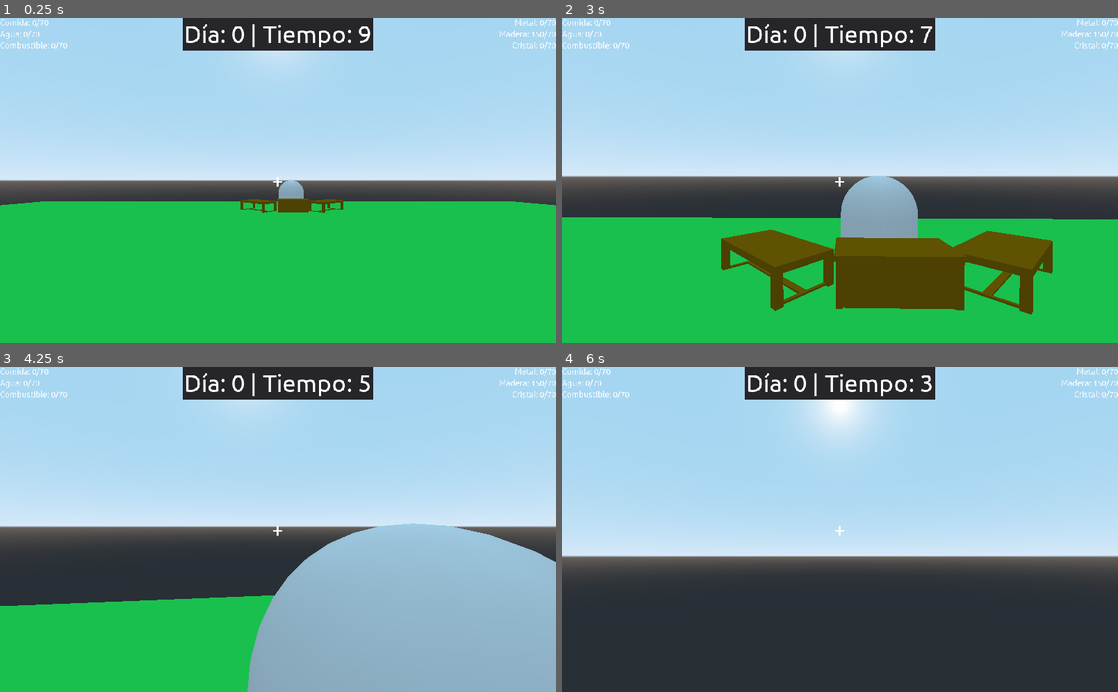
Above: before the commit, frames 1-4 (two rows, left to right).
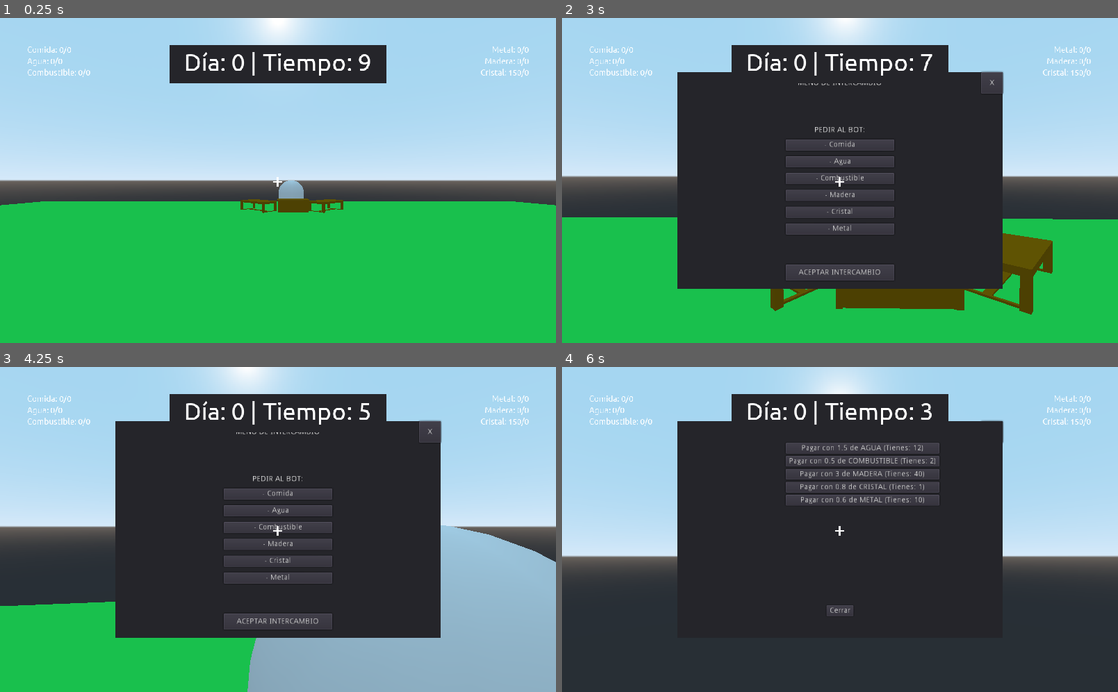
Above: after the commit, the same moments.

Repository: Javier-MLL/Intercambio-vital
Game: Godot game, scene res://Mundo/Mundo.tscn
Same seed, same stepped clock (60 frames per second), same inputs: the game is played once before the commit and once after it.
Inputs (mouse positions are in pixels of both pictures, inside the frame that each line leads up to):
- Up to frame 1 (0.25 s): no input
- Up to frame 2 (3 s): tap Enter (ui_accept) at 0.5, 0.77, 1.52 s; move the mouse to (867, 180) at 0.52 s; hold Up (ui_up) from 0.53 s (still down); move the mouse to (812, 180) at 1.27 s; move the mouse to (851, 174) at 2.02 s; move the mouse to (834, 187) at 2.77 s
- Up to frame 3 (4.25 s): keep holding Up (ui_up); tap Enter (ui_accept) at 3.02, 3.77 s; move the mouse to (316, 532) at 3.52 s
- Up to frame 4 (6 s): move the mouse to (795, 526) at 4.27 s; tap Enter (ui_accept) at 4.52 s; move the mouse to (845, 529) at 5.02 s; release Up (ui_up) at 5.75 s; click (840, 493) at 5.75 s, where only the run after the commit has a clickable "- Comida"

The runs differ from the first frame. In frame 1, 7.5% of the frame differs, in the area x 0-100%, y 0-21%; in frame 2, 41%, in the area x 0-100%, y 0-84%; in frame 3, 39%; in frame 4, 33%.

Commit message:
Arreglado el panel de compra
Eliminado la sección de ofrecer, arreglado el problema de que no funcionaban los botones

Diff:
--- a/IntercambioVital/Bots/KinematicBody.gd
+++ b/IntercambioVital/Bots/KinematicBody.gd
@@ -35,7 +35,7 @@
 	elif combustible >= 300:
 		multi_precio_co = 2
 
-onready var mi_panel = "res://Control.tscn"
+onready var mi_panel = get_node('/root/Spatial/PanelIntercambio')
 
 
 
@@ -45,6 +45,12 @@
 		mi_panel.show() # Muestra el panel automáticamente
 		print("¡Jugador cerca! Panel abierto.")
 
+# Si el jugador sale del área el panel se esconde
+func _on_Area_body_exited(body):
+	if body.is_in_group("jugador"):
+		mi_panel.hide() # Oculta el panel automáticamente
+		print("¡Jugador se ha ido! Panel cerrado.")
+
 # Esta función se activa sola cuando haces clic en el botón de la pantalla
 func _on_boton_cerrar_presionado():
 	mi_panel.hide() # Esconde el panel de inmediato
--- a/IntercambioVital/Bots/Puestos + bot.tscn
+++ b/IntercambioVital/Bots/Puestos + bot.tscn
@@ -1,10 +1,13 @@
-[gd_scene load_steps=8 format=2]
+[gd_scene load_steps=9 format=2]
 
 [ext_resource path="res://Bots/desk.glb" type="PackedScene" id=1]
 [ext_resource path="res://Bots/table.glb" type="PackedScene" id=2]
 [ext_resource path="res://Bots/wood.material" type="Material" id=3]
 [ext_resource path="res://Bots/new_spatialmaterial.tres" type="Material" id=4]
 [ext_resource path="res://Bots/KinematicBody.gd" type="Script" id=5]
+
+[sub_resource type="BoxShape" id=3]
+extents = Vector3( 0.233427, 8.56976, 0.454196 )
 
 [sub_resource type="CapsuleShape" id=1]
 
@@ -14,6 +17,10 @@
 
 [node name="Area" type="Area" parent="."]
 transform = Transform( 19.219, 0, 0, 0, 1, 0, 0, 0, 8.284, 1.13031, 0, 0.0188785 )
+
+[node name="CollisionShape" type="CollisionShape" parent="Area"]
+transform = Transform( 1, 0, 0, 0, 1, 0, 0, 0, 1, 0, 0, 0 )
+shape = SubResource( 3 )
 
 [node name="KinematicBody" type="KinematicBody" parent="."]
 transform = Transform( 1, 0, 0, 0, 1, 0, 0, 0, 1, 1.04392, 1.00044, -2.4176 )
--- a/IntercambioVital/Control.gd
+++ b/IntercambioVital/Control.gd
@@ -41,6 +41,13 @@
 	# Conexión para el botón de cerrar del sub-panel de pagos
 	if $PanelOpcionesPago.has_node("BotonCerrarPago"):
 		$PanelOpcionesPago/BotonCerrarPago.connect("pressed", panel_pagos, "hide")
+
+func _process(delta):
+	# Muestra el ratón cuando se abre el panel
+	if visible == true:
+		Input.set_mouse_mode(Input.MOUSE_MODE_VISIBLE)
+	else:
+		Input.set_mouse_mode(Input.MOUSE_MODE_CAPTURED)
 
 # Se activa al elegir qué quieres obtener
 func _on_recurso_click(recurso_deseado):
--- a/IntercambioVital/Control.tscn
+++ b/IntercambioVital/Control.tscn
@@ -27,68 +27,15 @@
 margin_bottom = 40.0
 text = "X"
 
-[node name="SeccionOfrecer" type="VBoxContainer" parent="."]
-margin_left = 40.0
-margin_top = 60.0
-margin_right = 240.0
-margin_bottom = 340.0
-custom_constants/separation = 10
-
-[node name="LabelOfrecer" type="Label" parent="SeccionOfrecer"]
-margin_right = 200.0
-margin_bottom = 14.0
-text = "OFRECER AL BOT:"
-align = 1
-
-[node name="OfrecerComida" type="Button" parent="SeccionOfrecer"]
-margin_top = 24.0
-margin_right = 200.0
-margin_bottom = 58.0
-size_flags_vertical = 3
-text = "+ Comida"
-
-[node name="OfrecerAgua" type="Button" parent="SeccionOfrecer"]
-margin_top = 68.0
-margin_right = 200.0
-margin_bottom = 102.0
-size_flags_vertical = 3
-text = "+ Agua"
-
-[node name="OfrecerCombustible" type="Button" parent="SeccionOfrecer"]
-margin_top = 112.0
-margin_right = 200.0
-margin_bottom = 146.0
-size_flags_vertical = 3
-text = "+ Combustible"
-
-[node name="OfrecerMadera" type="Button" parent="SeccionOfrecer"]
-margin_top = 156.0
-margin_right = 200.0
-margin_bottom = 191.0
-size_flags_vertical = 3
-text = "+ Madera"
-
-[node name="OfrecerCristal" type="Button" parent="SeccionOfrecer"]
-margin_top = 201.0
-margin_right = 200.0
-margin_bottom = 235.0
-size_flags_vertical = 3
-text = "+ Cristal"
-
-[node name="OfrecerMetal" type="Button" parent="SeccionOfrecer"]
-margin_top = 245.0
-margin_right = 200.0
-margin_bottom = 280.0
-size_flags_vertical = 3
-text = "+ Metal"
-
 [node name="SeccionPedir" type="VBoxContainer" parent="."]
-anchor_left = 1.0
-anchor_right = 1.0
-margin_left = -240.0
-margin_top = 60.0
-margin_right = -40.0
-margin_bottom = 340.0
+anchor_left = 0.5
+anchor_top = 0.5
+anchor_right = 0.5
+anchor_bottom = 0.5
+margin_left = -100.0
+margin_top = -100.0
+margin_right = 100.0
+margin_bottom = 100.0
 custom_constants/separation = 10
 
 [node name="LabelPedir" type="Label" parent="SeccionPedir"]
@@ -100,42 +47,42 @@
 [node name="PedirComida" type="Button" parent="SeccionPedir"]
 margin_top = 24.0
 margin_right = 200.0
-margin_bottom = 58.0
+margin_bottom = 45.0
 size_flags_vertical = 3
 text = "- Comida"
 
 [node name="PedirAgua" type="Button" parent="SeccionPedir"]
-margin_top = 68.0
+margin_top = 55.0
 margin_right = 200.0
-margin_bottom = 102.0
+margin_bottom = 76.0
 size_flags_vertical = 3
 text = "- Agua"
 
 [node name="PedirCombustible" type="Button" parent="SeccionPedir"]
-margin_top = 112.0
+margin_top = 86.0
 margin_right = 200.0
-margin_bottom = 146.0
+margin_bottom = 107.0
 size_flags_vertical = 3
 text = "- Combustible"
 
 [node name="PedirMadera" type="Button" parent="SeccionPedir"]
-margin_top = 156.0
+margin_top = 117.0
 margin_right = 200.0
-margin_bottom = 191.0
+margin_bottom = 138.0
 size_flags_vertical = 3
 text = "- Madera"
 
 [node name="PedirCristal" type="Button" parent="SeccionPedir"]
-margin_top = 201.0
+margin_top = 148.0
 margin_right = 200.0
-margin_bottom = 235.0
+margin_bottom = 169.0
 size_flags_vertical = 3
 text = "- Cristal"
 
 [node name="PedirMetal" type="Button" parent="SeccionPedir"]
-margin_top = 245.0
+margin_top = 179.0
 margin_right = 200.0
-margin_bottom = 280.0
+margin_bottom = 200.0
 size_flags_vertical = 3
 text = "- Metal"
 
@@ -149,3 +96,39 @@
 margin_right = 100.0
 margin_bottom = -15.0
 text = "ACEPTAR INTERCAMBIO"
+
+[node name="PanelOpcionesPago" type="Panel" parent="."]
+visible = false
+anchor_right = 1.0
+anchor_bottom = 1.0
+
+[node name="BotonCerrarPago" type="Button" parent="PanelOpcionesPago"]
+anchor_left = 0.5
+anchor_top = 0.9
+anchor_right = 0.5
+anchor_bottom = 0.9
+margin_left = -25.0
+margin_top = -20.0
+margin_right = 25.0
+text = "Cerrar"
+
+[node name="ContenedorBotonesPago" type="VBoxContainer" parent="PanelOpcionesPago"]
+anchor_left = 0.5
+anchor_top = 0.1
+anchor_right = 0.5
+anchor_bottom = 0.1
+margin_left = -100.0
+margin_right = 100.0
+margin_bottom = 44.0
+
+[node name="Prueba" type="Button" parent="PanelOpcionesPago/ContenedorBotonesPago"]
+margin_right = 200.0
+margin_bottom = 20.0
+rect_min_size = Vector2( 200, 0 )
+text = "Pago 1"
+
+[node name="Prueba2" type="Button" parent="PanelOpcionesPago/ContenedorBotonesPago"]
+margin_top = 24.0
+margin_right = 200.0
+margin_bottom = 44.0
+text = "Pago 2"
--- a/IntercambioVital/Mundo/Mundo.gd
+++ b/IntercambioVital/Mundo/Mundo.gd
@@ -1,8 +1,8 @@
 extends Spatial
 
-onready var comida_l =
-onready var agua_l =
-onready var combustible_l =
-onready var metal_l =
-onready var madera_l =
-onready var cristal_l =
+onready var comida_l = 0
+onready var agua_l = 0
+onready var combustible_l = 0
+onready var madera_l = 0
+onready var cristal_l = 0
+onready var metal_l = 0
--- a/IntercambioVital/Mundo/Mundo.tscn
+++ b/IntercambioVital/Mundo/Mundo.tscn
@@ -1,8 +1,9 @@
-[gd_scene load_steps=8 format=2]
+[gd_scene load_steps=9 format=2]
 
 [ext_resource path="res://Player/Player.tscn" type="PackedScene" id=1]
 [ext_resource path="res://UI/UI.tscn" type="PackedScene" id=2]
 [ext_resource path="res://Bots/Puestos + bot.tscn" type="PackedScene" id=3]
+[ext_resource path="res://Control.tscn" type="PackedScene" id=4]
 
 [sub_resource type="ConcavePolygonShape" id=3]
 data = PoolVector3Array( -25, 0.25, 25, 25, 0.25, 25, -25, -0.25, 25, 25, 0.25, 25, 25, -0.25, 25, -25, -0.25, 25, 25,  …(464 unchanged characters)…
@@ -19,49 +20,60 @@
 
 [node name="Spatial" type="Spatial"]
 
-[node name="KinematicBody" parent="." instance=ExtResource( 1 )]
+[node name="Player" parent="." groups=["jugador"] instance=ExtResource( 1 )]
 transform = Transform( 1, 0, 0, 0, 1, 0, 0, 0, 1, 0, 1.71325, 0 )
 
-[node name="StaticBody" type="StaticBody" parent="."]
+[node name="Suelo y paredes invisibles" type="Spatial" parent="."]
 
-[node name="CollisionShape" type="CollisionShape" parent="StaticBody"]
+[node name="Suelo" type="StaticBody" parent="Suelo y paredes invisibles"]
+
+[node name="CollisionShape" type="CollisionShape" parent="Suelo y paredes invisibles/Suelo"]
 shape = SubResource( 3 )
 
-[node name="Suelo" type="MeshInstance" parent="StaticBody"]
+[node name="Suelo" type="MeshInstance" parent="Suelo y paredes invisibles/Suelo"]
 mesh = SubResource( 2 )
-skeleton = NodePath("../..")
+skeleton = NodePath("../../..")
 
-[node name="StaticBody2" type="StaticBody" parent="."]
+[node name="Pared 1" type="StaticBody" parent="Suelo y paredes invisibles"]
 transform = Transform( 1, 0, 0, 0, 1, 0, 0, 0, 1, 0, 2.68687, 21.7125 )
 
-[node name="CollisionShape" type="CollisionShape" parent="StaticBody2"]
+[node name="CollisionShape" type="CollisionShape" parent="Suelo y paredes invisibles/Pared 1"]
 transform = Transform( 1, 0, 0, 0, 1, 0, 0, 0, 1, 0, 10.1455, 3.21939 )
 shape = SubResource( 4 )
 
-[node name="StaticBody4" type="StaticBody" parent="."]
+[node name="Pared 2" type="StaticBody" parent="Suelo y paredes invisibles"]
 transform = Transform( 1, 0, 0, 0, 1, 0, 0, 0, 1, 0, 2.68687, -24.8262 )
 
-[node name="CollisionShape" type="CollisionShape" parent="StaticBody4"]
+[node name="CollisionShape" type="CollisionShape" parent="Suelo y paredes invisibles/Pared 2"]
 transform = Transform( 1, 0, 0, 0, 1, 0, 0, 0, 1, 0, 10.1455, 3.21939 )
 shape = SubResource( 4 )
 
-[node name="StaticBody3" type="StaticBody" parent="."]
+[node name="Pared 3" type="StaticBody" parent="Suelo y paredes invisibles"]
 transform = Transform( -4.37114e-08, 0, 1, 0, 1, 0, -1, 0, -4.37114e-08, 21.7687, 2.68687, 4.34229 )
 
-[node name="CollisionShape" type="CollisionShape" parent="StaticBody3"]
+[node name="CollisionShape" type="CollisionShape" parent="Suelo y paredes invisibles/Pared 3"]
 transform = Transform( 1, 0, 0, 0, 1, 0, 0, 0, 1, 0, 10.1455, 3.21939 )
 shape = SubResource( 4 )
 
-[node name="StaticBody5" type="StaticBody" parent="."]
+[node name="Pared 4" type="StaticBody" parent="Suelo y paredes invisibles"]
 transform = Transform( -4.37114e-08, 0, 1, 0, 1, 0, -1, 0, -4.37114e-08, -28.1456, 2.68687, 4.34229 )
 
-[node name="CollisionShape" type="CollisionShape" parent="StaticBody5"]
+[node name="CollisionShape" type="CollisionShape" parent="Suelo y paredes invisibles/Pared 4"]
 transform = Transform( 1, 0, 0, 0, 1, 0, 0, 0, 1, 0, 10.1455, 3.21939 )
 shape = SubResource( 4 )
+
+[node name="PanelIntercambio" parent="." instance=ExtResource( 4 )]
+visible = false
 
 [node name="InterfazUsuario" parent="." instance=ExtResource( 2 )]
 
 [node name="Spatial" parent="." instance=ExtResource( 3 )]
 transform = Transform( 1, 0, 0, 0, 1, 0, 0, 0, 1, 0, 0, -16.4052 )
 
+[connection signal="body_exited" from="Spatial/Area" to="Spatial/KinematicBody" method="_on_Area_body_exited"]
+
 [editable path="InterfazUsuario"]
+[editable path="Spatial"]
+[editable path="Spatial/Spatial/desk"]
+[editable path="Spatial/Spatial/table"]
+[editable path="Spatial/Spatial/table2"]
--- a/IntercambioVital/Player/Player.gd
+++ b/IntercambioVital/Player/Player.gd
@@ -6,18 +6,18 @@
 var metal : int = 0
 var madera : int = 0
 var cristal : int = 0
-var necesario : int = 70
+var necesario : int = 0
 var dias_sobrevividos : int = 0
 export var tiempo_poner : int = 180
 onready var tiempo_restante: int = 0
-onready var tiempo = get_node("/root/Spatial/KinematicBody/Timer")
+onready var tiempo = get_node("/root/Spatial/Player/Timer")
 
-onready var comida_l = get_node('/root/Spatial/InterfazUsuario/CanvasLayer/VBoxContainer/Label')
-onready var agua_l = get_node('/root/Spatial/InterfazUsuario/CanvasLayer/VBoxContainer/Label2')
-onready var combustible_l = get_node('/root/Spatial/InterfazUsuario/CanvasLayer/VBoxContainer/Label3')
-onready var metal_l = get_node('/root/Spatial/InterfazUsuario/CanvasLayer/VBoxContainer2/Label')
-onready var madera_l = get_node('/root/Spatial/InterfazUsuario/CanvasLayer/VBoxContainer2/Label2')
-onready var cristal_l =  get_node('/root/Spatial/InterfazUsuario/CanvasLayer/VBoxContainer2/Label3')
+onready var comida_l = get_node('/root/Spatial/InterfazUsuario/CanvasLayer/MarginContainer/VBoxContainer/Label')
+onready var agua_l = get_node('/root/Spatial/InterfazUsuario/CanvasLayer/MarginContainer/VBoxContainer/Label2')
+onready var combustible_l = get_node('/root/Spatial/InterfazUsuario/CanvasLayer/MarginContainer/VBoxContainer/Label3')
+onready var metal_l = get_node('/root/Spatial/InterfazUsuario/CanvasLayer/MarginContainer/VBoxContainer2/Label')
+onready var madera_l = get_node('/root/Spatial/InterfazUsuario/CanvasLayer/MarginContainer/VBoxContainer2/Label2')
+onready var cristal_l =  get_node('/root/Spatial/InterfazUsuario/CanvasLayer/MarginContainer/VBoxContainer2/Label3')
 onready var tiempo_l = get_node('/root/Spatial/InterfazUsuario/CanvasLayer/Panel/Label')
 
 
@@ -47,8 +47,6 @@
 	if tiempo:
 		tiempo_restante = int(tiempo.time_left)
 	actualizar_label()
-
-
 
 func _input(event: InputEvent) -> void:
 	# REPARADO: El giro se calcula aquí al milisegundo exacto en que se mueve el ratón
--- a/IntercambioVital/UI/UI.tscn
+++ b/IntercambioVital/UI/UI.tscn
@@ -1,6 +1,10 @@
 [gd_scene load_steps=5 format=2]
 
 [ext_resource path="res://Ubuntu-Regular.ttf" type="DynamicFontData" id=1]
+
+[sub_resource type="DynamicFont" id=3]
+size = 37
+font_data = ExtResource( 1 )
 
 [sub_resource type="DynamicFont" id=1]
 size = 45
@@ -10,20 +14,29 @@
 size = 15
 font_data = ExtResource( 1 )
 
-[sub_resource type="DynamicFont" id=3]
-size = 37
-font_data = ExtResource( 1 )
-
 [node name="InterfazUsuario" type="Control"]
 anchor_right = 1.0
 anchor_bottom = 1.0
+mouse_filter = 2
 
 [node name="CanvasLayer" type="CanvasLayer" parent="."]
 
+[node name="Label" type="Label" parent="CanvasLayer"]
+margin_right = 1024.0
+margin_bottom = 600.0
+custom_fonts/font = SubResource( 3 )
+text = "+"
+align = 1
+valign = 1
+
 [node name="Panel" type="Panel" parent="CanvasLayer"]
-margin_left = 337.0
-margin_right = 687.0
-margin_bottom = 60.0
+anchor_left = 0.5
+anchor_right = 0.5
+margin_left = -200.0
+margin_top = 50.0
+margin_right = 200.0
+margin_bottom = 120.0
+mouse_filter = 2
 
 [node name="Label" type="Label" parent="CanvasLayer/Panel"]
 anchor_right = 1.0
@@ -34,62 +47,64 @@
 align = 1
 valign = 1
 
-[node name="VBoxContainer" type="VBoxContainer" parent="CanvasLayer"]
-margin_right = 337.0
-margin_bottom = 60.0
+[node name="MarginContainer" type="MarginContainer" parent="CanvasLayer"]
+anchor_right = 1.0
+anchor_bottom = 1.0
+margin_left = 50.0
+margin_top = 50.0
+margin_right = -50.0
+margin_bottom = -50.0
+mouse_filter = 2
 
-[node name="Label" type="Label" parent="CanvasLayer/VBoxContainer"]
-margin_right = 337.0
+[node name="VBoxContainer" type="VBoxContainer" parent="CanvasLayer/MarginContainer"]
+margin_right = 924.0
+margin_bottom = 500.0
+mouse_filter = 2
+
+[node name="Label" type="Label" parent="CanvasLayer/MarginContainer/VBoxContainer"]
+margin_right = 924.0
 margin_bottom = 17.0
 custom_fonts/font = SubResource( 2 )
 text = "COMIDA: 0"
 
-[node name="Label2" type="Label" parent="CanvasLayer/VBoxContainer"]
+[node name="Label2" type="Label" parent="CanvasLayer/MarginContainer/VBoxContainer"]
 margin_top = 21.0
-margin_right = 337.0
+margin_right = 924.0
 margin_bottom = 38.0
 custom_fonts/font = SubResource( 2 )
 text = "AGUA: 0"
 
-[node name="Label3" type="Label" parent="CanvasLayer/VBoxContainer"]
+[node name="Label3" type="Label" parent="CanvasLayer/MarginContainer/VBoxContainer"]
 margin_top = 42.0
-margin_right = 337.0
+margin_right = 924.0
 margin_bottom = 59.0
 custom_fonts/font = SubResource( 2 )
 text = "COMBUSTIBLE: 0"
 
-[node name="VBoxContainer2" type="VBoxContainer" parent="CanvasLayer"]
-margin_left = 687.0
-margin_right = 1024.0
-margin_bottom = 60.0
+[node name="VBoxContainer2" type="VBoxContainer" parent="CanvasLayer/MarginContainer"]
+margin_right = 924.0
+margin_bottom = 500.0
+mouse_filter = 2
 
-[node name="Label" type="Label" parent="CanvasLayer/VBoxContainer2"]
-margin_right = 337.0
+[node name="Label" type="Label" parent="CanvasLayer/MarginContainer/VBoxContainer2"]
+margin_right = 924.0
 margin_bottom = 17.0
 custom_fonts/font = SubResource( 2 )
 text = "MADERA: 0"
 align = 2
 
-[node name="Label2" type="Label" parent="CanvasLayer/VBoxContainer2"]
+[node name="Label2" type="Label" parent="CanvasLayer/MarginContainer/VBoxContainer2"]
 margin_top = 21.0
-margin_right = 337.0
+margin_right = 924.0
 margin_bottom = 38.0
 custom_fonts/font = SubResource( 2 )
 text = "METAL: 0"
 align = 2
 
-[node name="Label3" type="Label" parent="CanvasLayer/VBoxContainer2"]
+[node name="Label3" type="Label" parent="CanvasLayer/MarginContainer/VBoxContainer2"]
 margin_top = 42.0
-margin_right = 337.0
+margin_right = 924.0
 margin_bottom = 59.0
 custom_fonts/font = SubResource( 2 )
 text = "CRISTAL: 0"
 align = 2
-
-[node name="Label" type="Label" parent="CanvasLayer"]
-margin_right = 1024.0
-margin_bottom = 600.0
-custom_fonts/font = SubResource( 3 )
-text = "+"
-align = 1
-valign = 1
